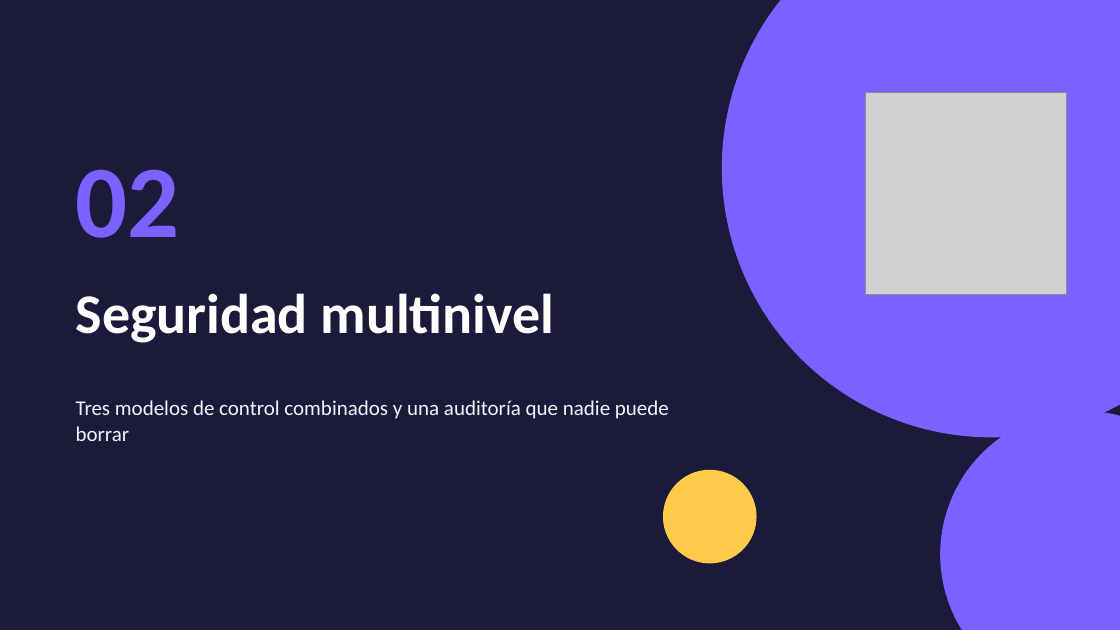
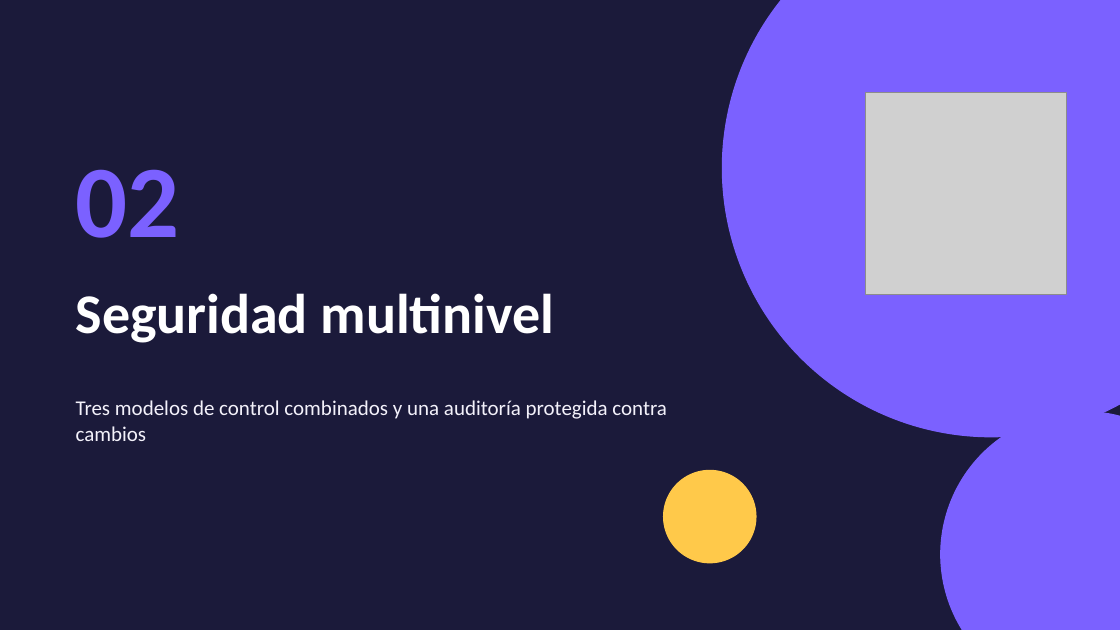
Before and after one commit to KarlaRoChi/BDAvanzadas_Equipo8_ProyectoFinal, a slide deck: slide 7 of presentacion/Proyecto01_equipo08_CalderonGutierrezVictorEmiliano_RojasChimalKarlaBeatriz.pptx. Drawn at 1120x630 pixels with LibreOffice and Linux fonts; fonts in the diff are those of the drawing; grey boxes stand for pictures. Boxes give left, top, right and bottom in pixels: in the first picture for what was removed or moved away, otherwise in the second. Text is boxed around its words. In the diff, an @@ line names an element or a change of style, - is before the commit and + after.

Commit message:
Precisar el alcance del MAC y de la inmutabilidad de la bitacora
- El MAC aplica a analista y auditor; admin y superusuario quedan fuera por diseno
- Los triggers bloquean cambios por SQL, pero un superusuario puede desactivarlos
- Mismos ajustes en la presentacion y PDF recompilado

```diff
--- a/presentacion/Proyecto01_equipo08_CalderonGutierrezVictorEmiliano_RojasChimalKarlaBeatriz.pptx
+++ b/presentacion/Proyecto01_equipo08_CalderonGutierrezVictorEmiliano_RojasChimalKarlaBeatriz.pptx
@@ text at [76,400,667,441]: text changed @@
-Tres modelos de control combinados y una auditoría que nadie puede borrar
+Tres modelos de control combinados y una auditoría protegida contra cambios
```
Also in this commit, not shown: 3 other slides changed, 2 other files.
